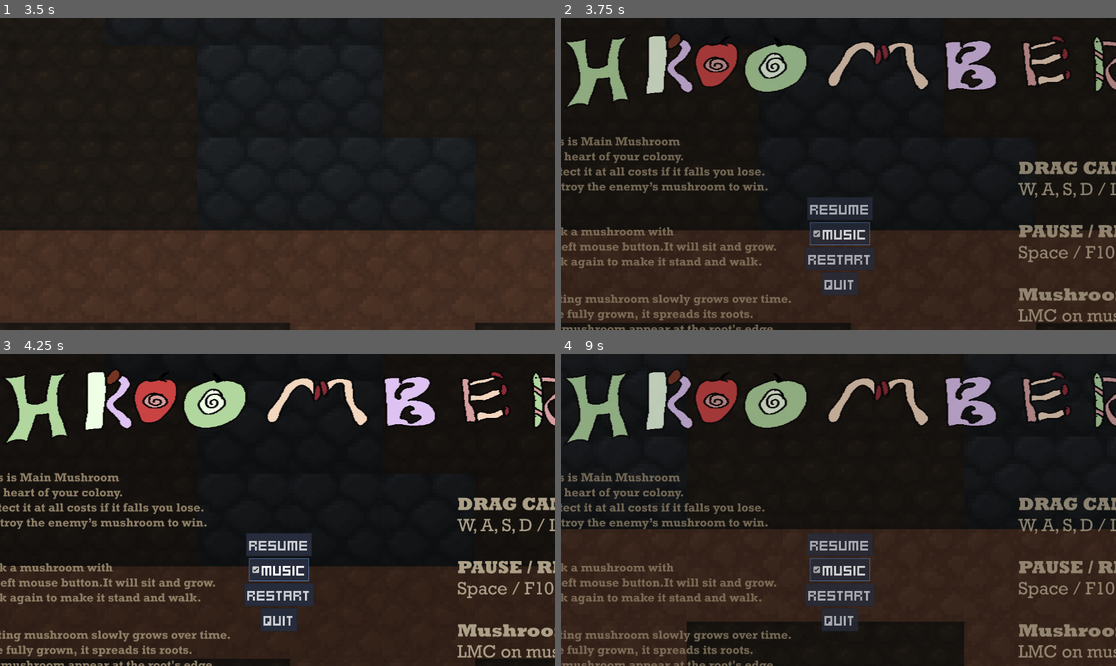
Above: before the commit, frames 1-4 (two rows, left to right).
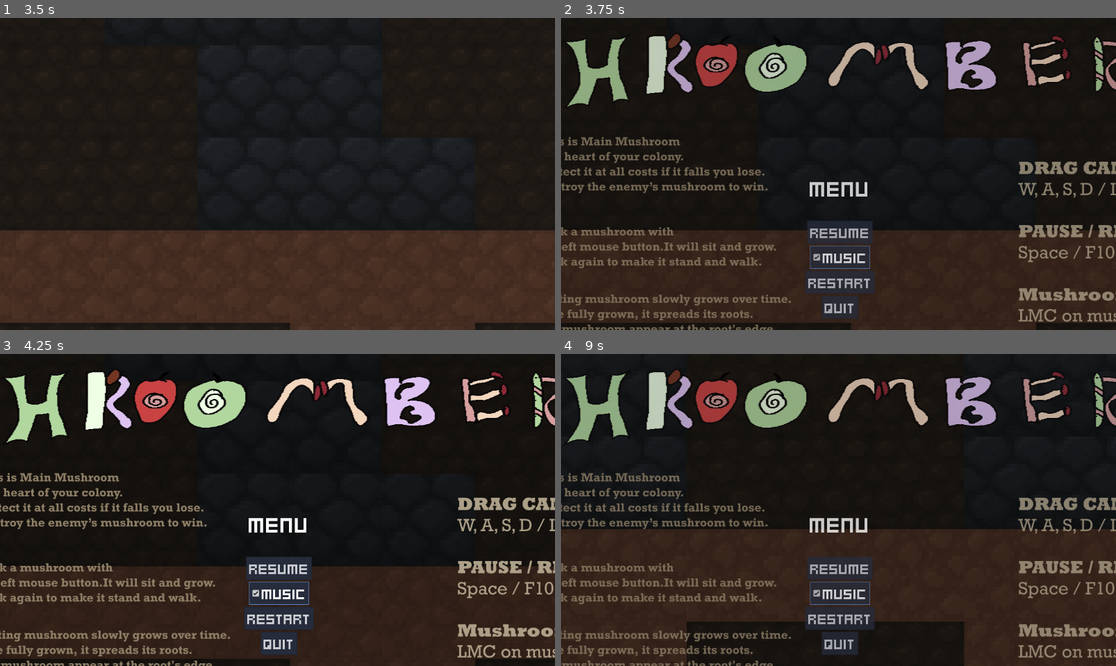
Above: after the commit, the same moments.

Repository: Shroomberg/shroomberg-game
Game: Godot game, scene res://assets/game_root/gameRoot.tscn
Same seed, same stepped clock (60 frames per second), same inputs: the game is played once before the commit and once after it.
Inputs (mouse positions are in pixels of both pictures, inside the frame that each line leads up to):
- Up to frame 1 (3.5 s): drag from (260, 329) to (16, 252) at 0.52 s; drag from (166, 189) to (49, 252) at 1.27 s; tap Enter at 2 s; move the mouse to (333, 105) at 2.02 s; hold D (move_right) 2.03-2.75 s; drag from (249, 236) to (111, 127) at 2.77 s
- Up to frame 2 (3.75 s): tap Space (toggle_pause) at 3.5 s; move the mouse to (1005, 220) at 3.52 s; hold A (move_left) from 3.53 s (still down)
- Up to frame 3 (4.25 s): keep holding A (move_left)
- Up to frame 4 (9 s): release A (move_left) at 4.25 s; click "Restart" at 4.25 s; drag from (577, 588) to (755, 432) at 5.02 s; move the mouse to (866, 510) at 5.77 s; hold S (move_down) 5.78-6.5 s; click (866, 510) at 5.92 s; drag from (755, 432) to (1082, 375) at 6.52 s; tap Enter at 7.25 s; move the mouse to (960, 494) at 7.27 s; hold W (move_up) 7.28-8 s; drag from (727, 525) to (810, 572) at 8.02 s; tap Space (toggle_pause) at 8.75 s; move the mouse to (894, 441) at 8.77 s; hold S (move_down) from 8.78 s (still down)

Frame 1 is identical in both runs. In frame 2, 2.8% of the frame differs, in the area x 44-57%, y 52-97%; in frame 3, 3.3%; in frame 4, 2.8%.

Commit message:
loose win

Diff:
--- a/assets/main_menu/mainMenu.gd
+++ b/assets/main_menu/mainMenu.gd
@@ -4,9 +4,8 @@
 @export var fade_out_duration := 0.2
 
 @onready var center_cont := $ColorRect/CenterContainer as CenterContainer
-#@onready var resume_button := center_cont.get_node(^"VBoxContainer/ResumeButton") as Button
 @onready var resume_button := center_cont.get_node(^"VBoxContainer/HBoxContainer/VBoxContainer/ResumeButton") as Button
-#@onready var resume_button := $ResumeButton as Button
+@onready var label := center_cont.get_node(^"VBoxContainer/HBoxContainer/VBoxContainer/Label") as Label
 
 
 func _ready() -> void:
@@ -58,6 +57,7 @@
 		get_tree().quit()
 
 func _on_restart_button_pressed() -> void:
+	resume_button.show()
 	get_tree().paused = false
 	get_tree().reload_current_scene()
 
@@ -75,3 +75,15 @@
 			#tree.paused = not tree.paused
 			close()
 			get_tree().root.set_input_as_handled()
+
+
+func open_win():
+	open()
+	label.text = "You win!"
+	resume_button.hide()
+	pass
+
+func open_loose():
+	label.text = "You loose!"
+	resume_button.hide()
+	pass
--- a/assets/main_menu/mainMenu.tscn
+++ b/assets/main_menu/mainMenu.tscn
@@ -58,6 +58,16 @@
 layout_mode = 2
 alignment = 1
 
+[node name="Label" type="Label" parent="ColorRect/CenterContainer/VBoxContainer/HBoxContainer/VBoxContainer"]
+layout_mode = 2
+theme_override_font_sizes/font_size = 48
+text = "Menu"
+horizontal_alignment = 1
+
+[node name="MarginContainer" type="MarginContainer" parent="ColorRect/CenterContainer/VBoxContainer/HBoxContainer/VBoxContainer"]
+custom_minimum_size = Vector2(0, 30)
+layout_mode = 2
+
 [node name="ResumeButton" type="Button" parent="ColorRect/CenterContainer/VBoxContainer/HBoxContainer/VBoxContainer"]
 layout_mode = 2
 size_flags_horizontal = 4
